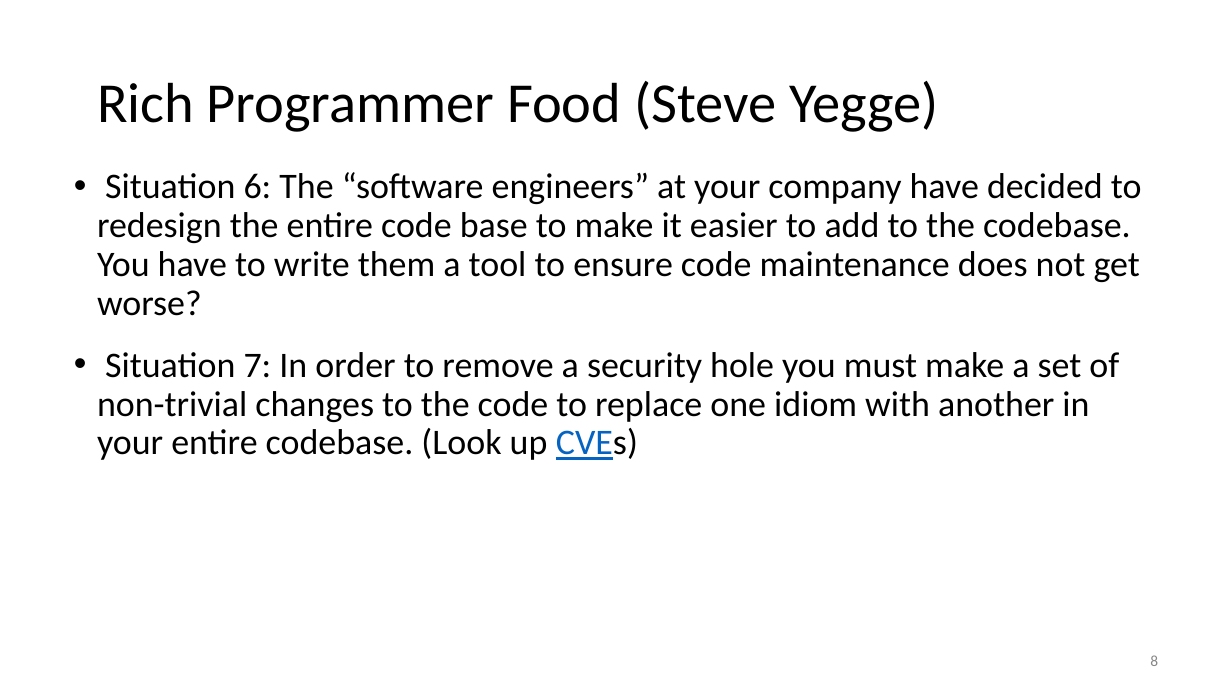
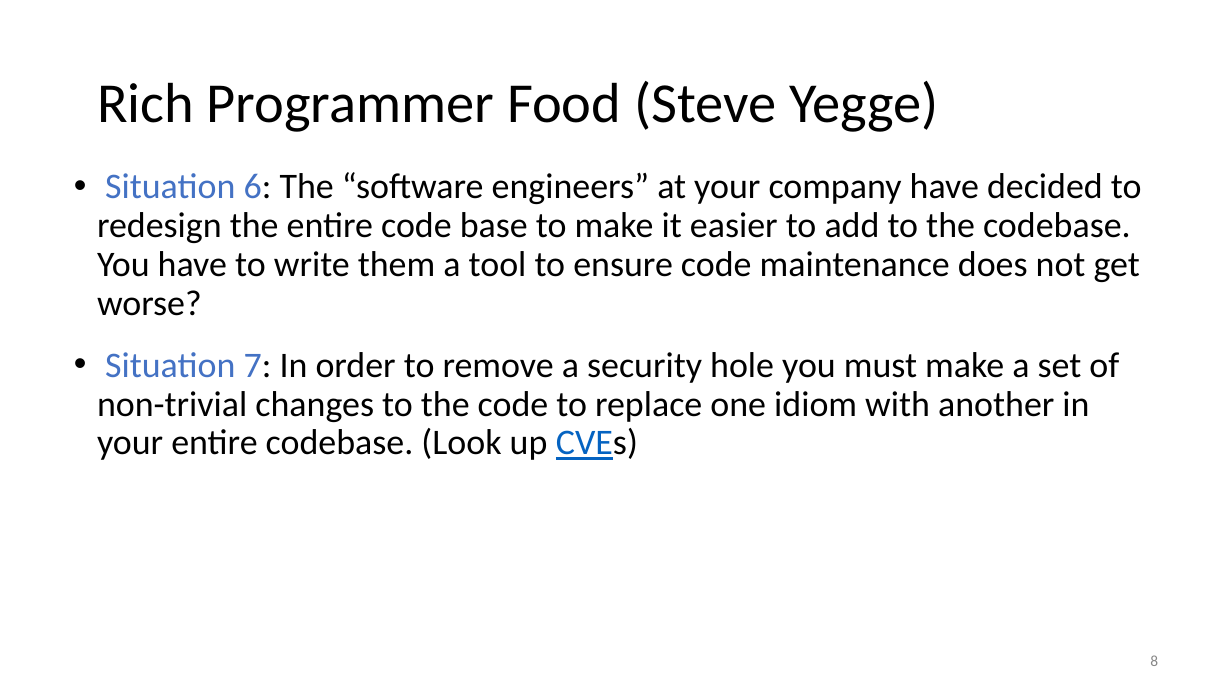
Before and after one commit to anoopsarkar/compilers-class, a slide deck: slide 8 of assets/ppt/intro/in1-evangelize-compilers.pptx. Drawn at 1232x693 pixels with LibreOffice and Linux fonts; fonts in the diff are those of the drawing. Boxes give left, top, right and bottom in pixels: in the first picture for what was removed or moved away, otherwise in the second. Text is boxed around its words. In the diff, an @@ line names an element or a change of style, - is before the commit and + after.

```diff
--- a/assets/ppt/intro/in1-evangelize-compilers.pptx
+++ b/assets/ppt/intro/in1-evangelize-compilers.pptx
@@ text "Situation 6: The “software engineers” ..." at bbox=[97, 172, 1142, 460]: text colour #000000 to #4472C4 in "Situation 6:", "Situation 7:" @@
```
Also in this commit, not shown: 2 other slides changed, 1 other file.
